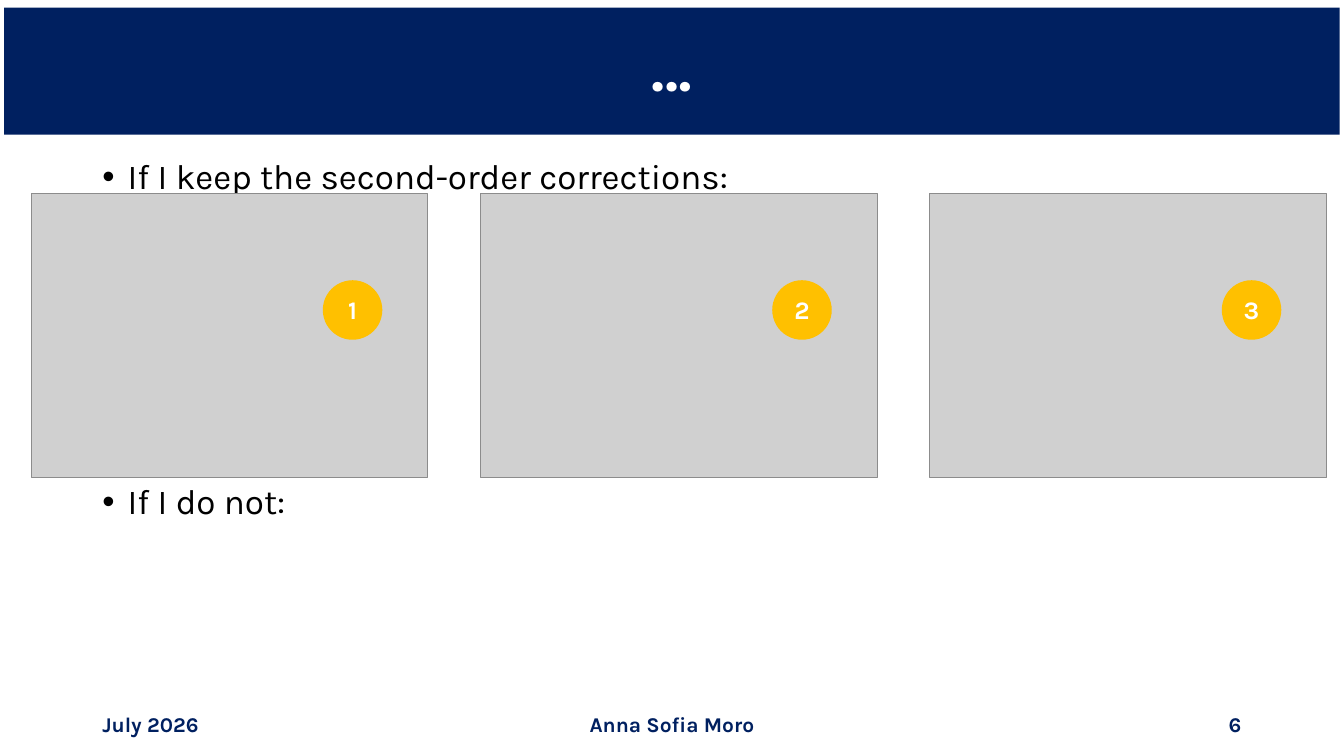
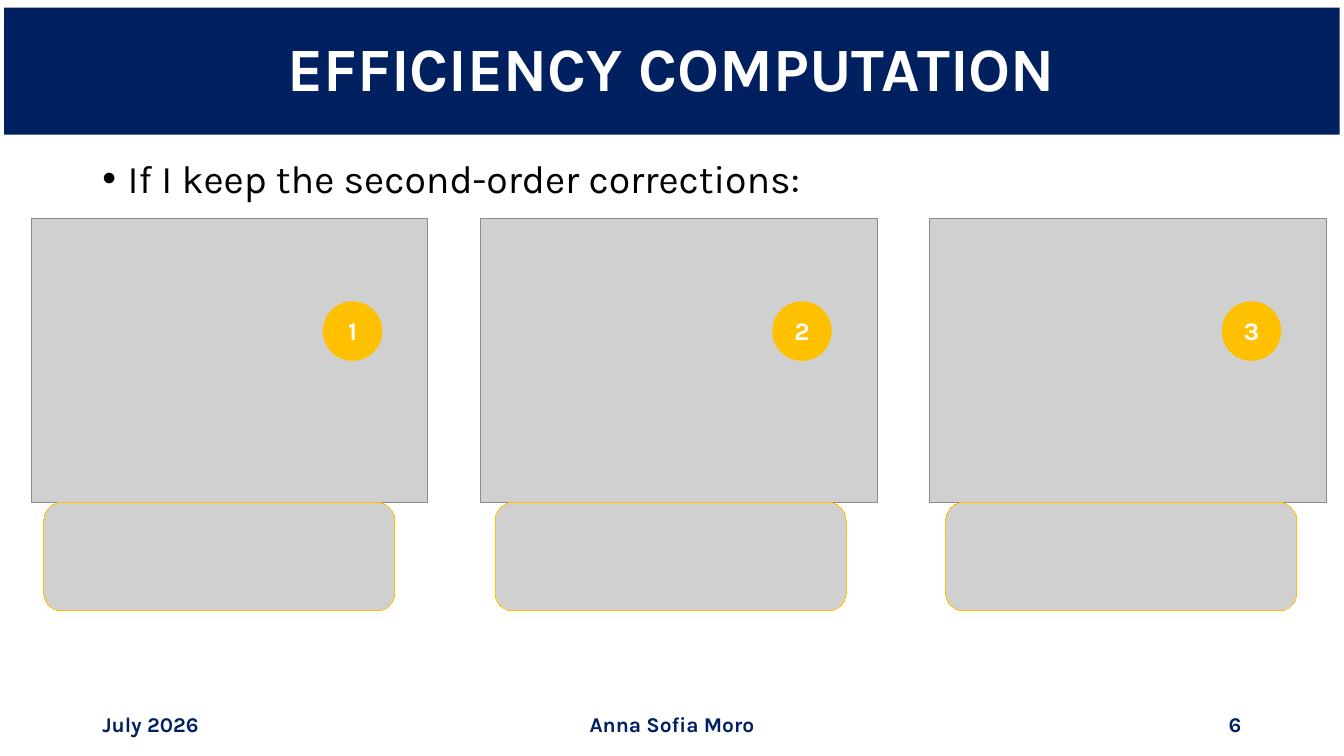
Before and after one commit to annaasofia/tesi, a slide deck: slide 6 of slides/week3.pptx. Drawn at 1344x756 pixels with LibreOffice and Linux fonts; fonts in the diff are those of the drawing; grey boxes stand for pictures. Boxes give left, top, right and bottom in pixels: in the first picture for what was removed or moved away, otherwise in the second. Text is boxed around its words. In the diff, an @@ line names an element or a change of style, - is before the commit and + after.

```diff
--- a/slides/week3.pptx
+++ b/slides/week3.pptx
@@ title at bbox=[288, 50, 1054, 92]: text changed @@
-…
+EFFICIENCY COMPUTATION
@@ text "If I keep the second-order ..." at bbox=[128, 166, 800, 203]: size 25 to 28 pt @@
@@ 3 pictures: place and size @@
-3 pictures at bbox=[31, 194, 1328, 478]
+3 pictures at bbox=[31, 218, 1328, 502]
@@ 3 ellipses: place and size @@
-3 ellipses at bbox=[323, 280, 1281, 340]
+3 ellipses at bbox=[323, 301, 1281, 361]
@@ picture added at bbox=[43, 502, 394, 611] @@
@@ text at bbox=[128, 490, 285, 515]: paragraph removed @@
-• If I do not:
@@ picture added at bbox=[495, 502, 846, 611] @@
@@ picture added at bbox=[946, 502, 1297, 611] @@
```
Also in this commit, not shown: 1 slide added, 1 other file.
